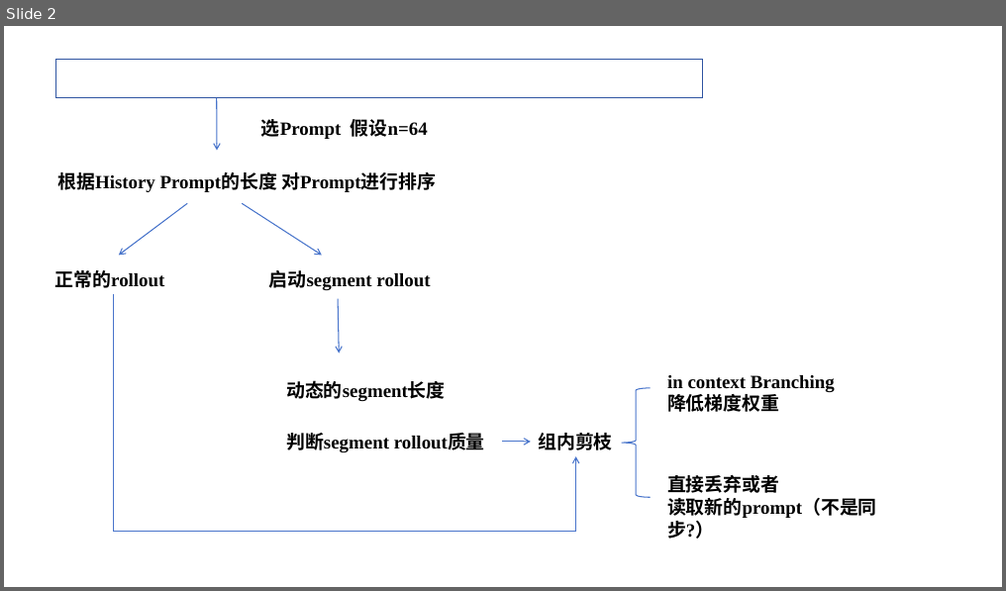
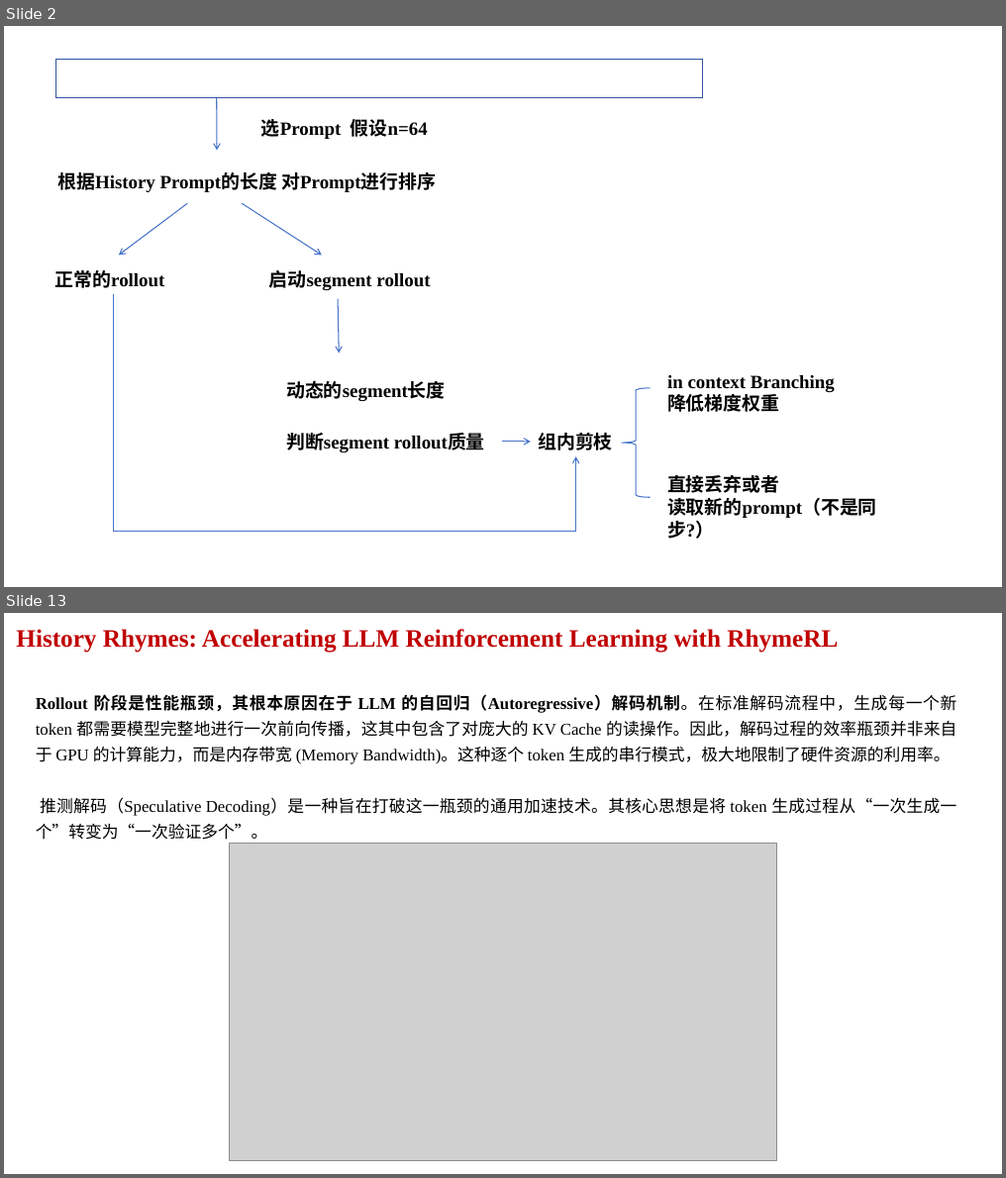
Before and after one commit to Watsontao/mindrlhf, a slide deck: 方案.pptx. Shown one above the other, each under a label of ours: slide 2 before the commit, slides 2 and 13 after it; the slides between them are not shown. The pictures are 1006x591 and 1006x1178 pixels, drawn with LibreOffice and Linux fonts; fonts in the diff are those of the drawing; grey boxes stand for pictures. Boxes give left, top, right and bottom in pixels: in the first picture for what was removed or moved away, otherwise in the second. Text is boxed around its words. In the diff, an @@ line names an element or a change of style, - is before the commit and + after.

```diff
--- a/方案.pptx
+++ b/方案.pptx
@@ slide 13 added at (4, 613, 1002, 1174), background #FFFFFF @@
@@ text added at (16, 629, 838, 653), 24 pt, text #C00000, bold @@
+History Rhymes: Accelerating LLM Reinforcement Learning with RhymeRL
@@ text added at (36, 694, 956, 844), 16 pt, text #000000 @@
+Rollout 阶段是性能瓶颈，其根本原因在于 LLM 的自回归（Autoregressive）解码机制。在标准解码流程中，生成每一个新 token 都需要模型完整地进行一次前向传播，这其中包含了对庞大的 KV Cache 的读操作。因此，解码过程的效率瓶颈并非来自于 GPU 的计算能力，而是内存带宽 (Memory Bandwidth)。这种逐个 token 生成的串行模式，极大地限制了硬件资源的利用率。
+推测解码（Speculative Decoding）是一种旨在打破这一瓶颈的通用加速技术。其核心思想是将 token 生成过程从“一次生成一个”转变为“一次验证多个”。
@@ picture added at (229, 843, 776, 1160) @@
```
Also in this commit, not shown: 11 other slides added, 1 other file.
